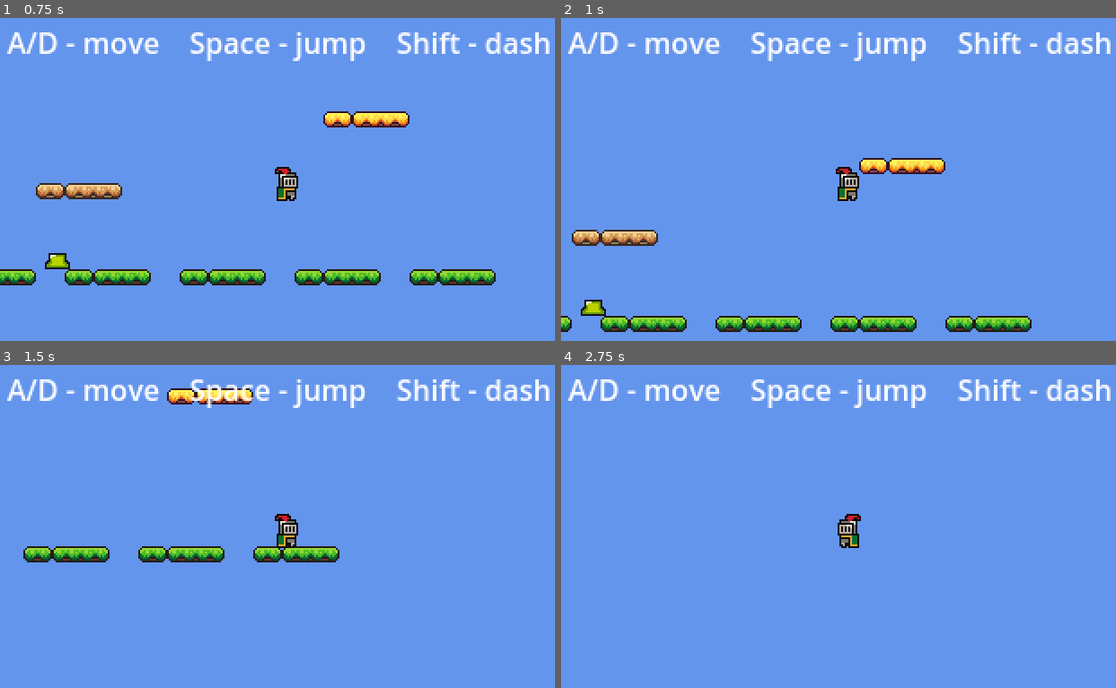
Above: before the commit, frames 1-4 (two rows, left to right).
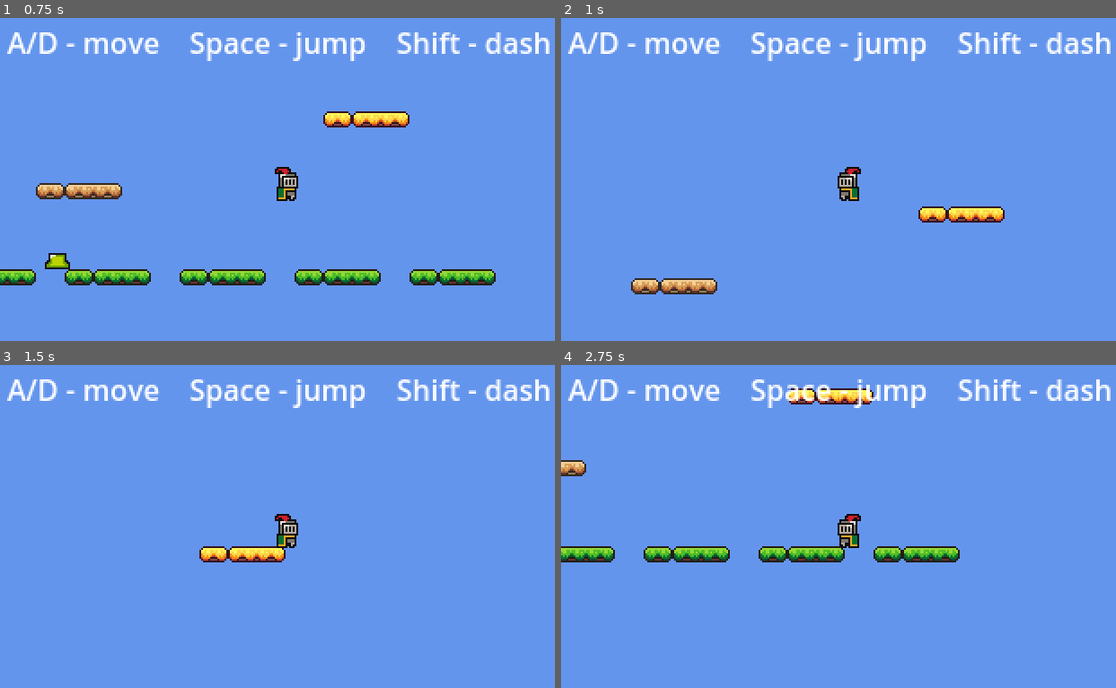
Above: after the commit, the same moments.

Repository: SolutionsByCarson/ScratchPad
Game: Godot game, scene res://scenes/main.tscn
Same seed, same stepped clock (60 frames per second), same inputs: the game is played once before the commit and once after it.
Inputs:
- Up to frame 1 (0.75 s): hold D (move_right) from 0.53 s (still down); tap Space (jump) at 0.6 s
- Up to frame 2 (1 s): keep holding D (move_right); tap Space (jump) at 0.77 s
- Up to frame 3 (1.5 s): keep holding D (move_right); tap Space (jump) at 1.07 s; tap Shift (dash) at 1.35 s
- Up to frame 4 (2.75 s): tap Space (jump) at 1.52, 1.55, 1.82, 2.3 s; release D (move_right) at 2.03 s; hold A (move_left) from 2.03 s (still down); tap J (shoot) at 2.1 s

Frame 1 is identical in both runs. In frame 2, 6.5% of the frame differs, in the area x 0-85%, y 43-98%; in frame 3, 3.0%; in frame 4, 3.5%.

Commit message:
Add Mario-style wall stick / slide / wall jump
When the player jumps into a vertical wall (is_on_wall_only) and
presses into it, they cling for WALL_STICK_TIME (0.2s) with velocity.y
held at zero. After that they slide, with gravity capped at
WALL_SLIDE_MAX_FALL (80 px/s). Pressing jump while on a wall fires a
wall jump: 220 px/s push along the wall normal, -300 px/s vertical,
plus a 0.15s input lock so the player visually clears the wall before
input direction can pull them back into it. Sprite faces away after
the wall jump and _facing updates accordingly.

Wall stick refills when on floor or in free air (away from any wall),
so each new wall touch gets a fresh stick. Coyote time is suppressed
while on wall to keep wall jump and floor jump independent.

Co-Authored-By: Claude Opus 4.7 (1M context) <noreply@anthropic.com>

Diff:
--- a/scripts/player.gd
+++ b/scripts/player.gd
@@ -9,6 +9,12 @@
 const DASH_DURATION := 0.15
 const DASH_COOLDOWN := 0.5
 
+const WALL_STICK_TIME := 0.20
+const WALL_SLIDE_MAX_FALL := 80.0
+const WALL_JUMP_PUSH_X := 220.0
+const WALL_JUMP_VELOCITY := -300.0
+const WALL_JUMP_INPUT_LOCK := 0.15
+
 const FRUIT_SCENE := preload("res://scenes/fruit.tscn")
 const SHOOT_OFFSET := Vector2(12.0, 2.0)
 
@@ -19,6 +25,8 @@
 var _facing := 1.0
 var _dash_time_left := 0.0
 var _dash_cooldown_left := 0.0
+var _wall_stick_left := WALL_STICK_TIME
+var _wall_jump_lock_left := 0.0
 
 
 func _ready() -> void:
@@ -43,30 +51,59 @@
 		move_and_slide()
 		return
 
-	if not is_on_floor():
+	_wall_jump_lock_left = max(0.0, _wall_jump_lock_left - delta)
+
+	var input_dir := Input.get_axis("move_left", "move_right")
+	var on_floor := is_on_floor()
+	var on_wall := is_on_wall_only()
+	var wall_normal := get_wall_normal()
+	var pressing_into_wall := on_wall and input_dir != 0.0 and signf(input_dir) != signf(wall_normal.x)
+	var wall_clinging := pressing_into_wall and velocity.y >= 0.0
+
+	if on_floor:
+		_coyote_timer = COYOTE_TIME
+		_wall_stick_left = WALL_STICK_TIME
+	elif wall_clinging and _wall_stick_left > 0.0:
+		velocity.y = 0.0
+		_wall_stick_left -= delta
+		_coyote_timer = 0.0
+	elif wall_clinging:
+		velocity += get_gravity() * delta
+		velocity.y = min(velocity.y, WALL_SLIDE_MAX_FALL)
+		_coyote_timer = 0.0
+	else:
 		velocity += get_gravity() * delta
 		_coyote_timer -= delta
-	else:
-		_coyote_timer = COYOTE_TIME
+		if not on_wall:
+			_wall_stick_left = WALL_STICK_TIME
 
 	if Input.is_action_just_pressed("jump"):
 		_jump_buffer_timer = JUMP_BUFFER
 	else:
 		_jump_buffer_timer -= delta
 
-	if _jump_buffer_timer > 0.0 and _coyote_timer > 0.0:
+	if _jump_buffer_timer > 0.0 and not on_floor and on_wall:
+		velocity.x = wall_normal.x * WALL_JUMP_PUSH_X
+		velocity.y = WALL_JUMP_VELOCITY
+		_wall_jump_lock_left = WALL_JUMP_INPUT_LOCK
+		_facing = wall_normal.x
+		sprite.flip_h = wall_normal.x < 0.0
+		_jump_buffer_timer = 0.0
+		_wall_stick_left = WALL_STICK_TIME
+		Audio.play_sfx("jump")
+	elif _jump_buffer_timer > 0.0 and _coyote_timer > 0.0:
 		velocity.y = JUMP_VELOCITY
 		_jump_buffer_timer = 0.0
 		_coyote_timer = 0.0
 		Audio.play_sfx("jump")
 
-	var direction := Input.get_axis("move_left", "move_right")
-	if direction != 0.0:
-		velocity.x = direction * SPEED
-		sprite.flip_h = direction < 0.0
-		_facing = direction
-	else:
-		velocity.x = move_toward(velocity.x, 0.0, SPEED)
+	if _wall_jump_lock_left <= 0.0:
+		if input_dir != 0.0:
+			velocity.x = input_dir * SPEED
+			sprite.flip_h = input_dir < 0.0
+			_facing = input_dir
+		else:
+			velocity.x = move_toward(velocity.x, 0.0, SPEED)
 
 	move_and_slide()
 
